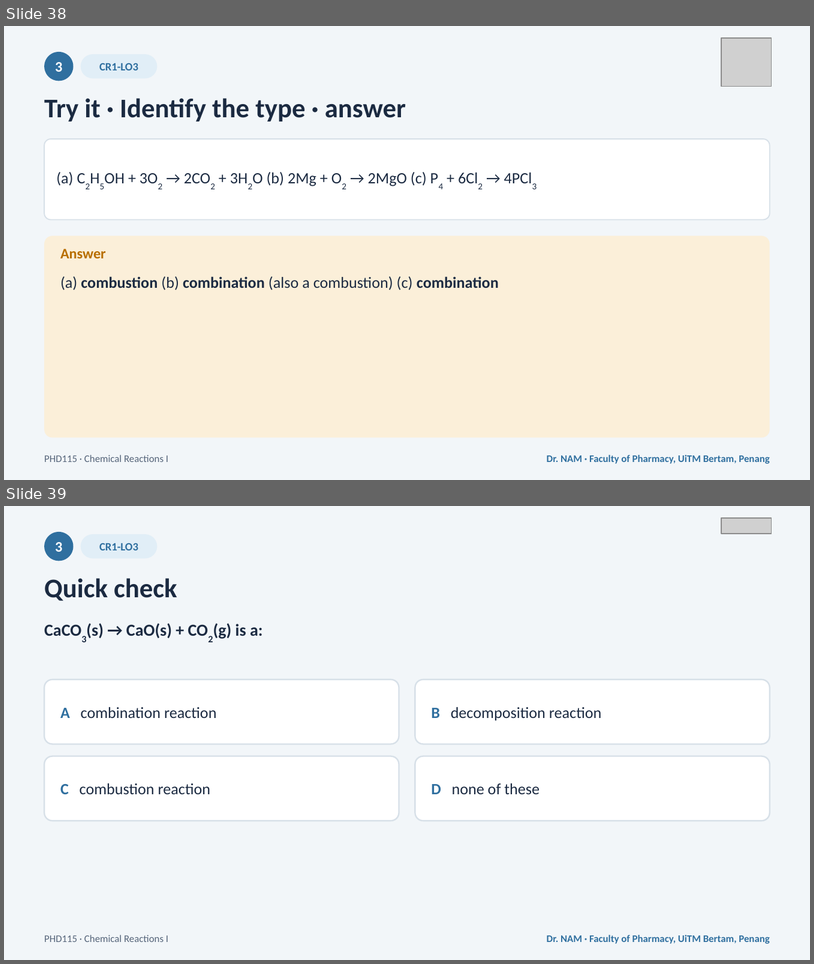
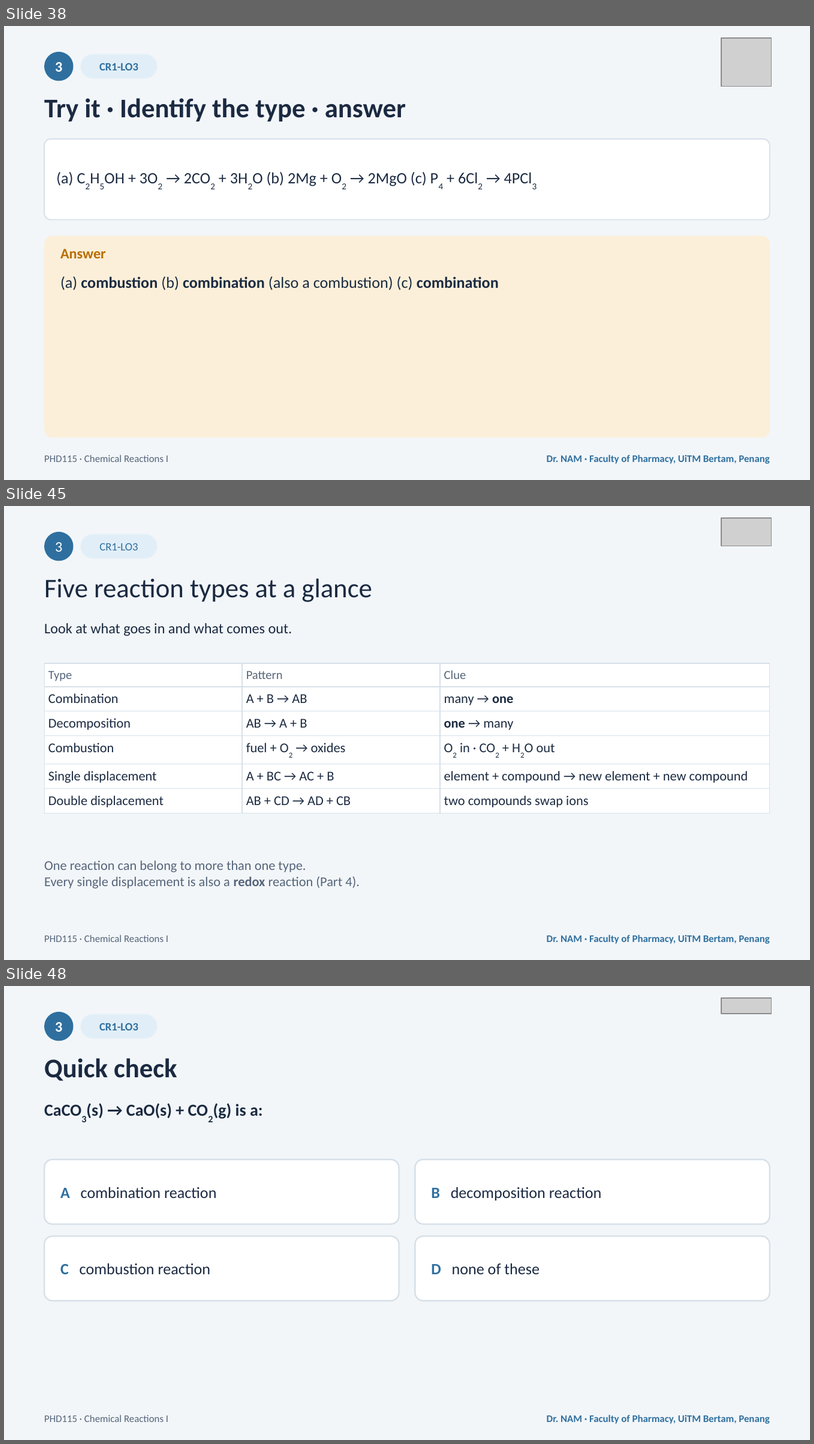
Before and after one commit to DrEnoun/phd115-nam, a slide deck: downloads/PHD115_ChemicalReactions1_Slides.pptx. Shown one above the other, each under a label of ours: slides 38 and 39 before the commit, slides 38, 45 and 48 after it; the slides between them are not shown. The pictures are 814x964 and 814x1444 pixels, drawn with LibreOffice and Linux fonts; fonts in the diff are those of the drawing; grey boxes stand for pictures. Boxes give left, top, right and bottom in pixels: in the first picture for what was removed or moved away, otherwise in the second. Text is boxed around its words. In the diff, an @@ line names an element or a change of style, - is before the commit and + after.

```diff
--- a/downloads/PHD115_ChemicalReactions1_Slides.pptx
+++ b/downloads/PHD115_ChemicalReactions1_Slides.pptx
@@ slide 45 added at box(4, 506, 810, 960), background #F2F6F9 @@
@@ picture added at box(722, 518, 771, 546) @@
@@ ellipse added at box(44, 532, 74, 561), fill #2F6F9F @@
@@ rounded rectangle added at box(81, 534, 157, 558), fill #E1EEF7 @@
@@ text added at box(55, 542, 62, 552), 13 pt, text #FFFFFF @@
+3
@@ text added at box(99, 543, 138, 550), 10 pt, text #2F6F9F @@
+CR1-LO3
@@ text added at box(44, 579, 372, 602), 24 pt, text #1B2A41 @@
+Five reaction types at a glance
@@ text added at box(44, 623, 293, 636), 13 pt, text #1B2A41 @@
+Look at what goes in and what comes out.
@@ table added at box(44, 663, 769, 810), 6 rows, 3 columns @@
+Type | Pattern | Clue
+Combination | A + B → AB | many → one
+Decomposition | AB → A + B | one → many
+Combustion | fuel + O2 → oxides | O2 in · CO2 + H2O out
+Single displacement | A + BC → AC + B | element + compound → new element + new compound
+Double displacement | AB + CD → AD + CB | two compounds swap ions
@@ text added at box(44, 860, 360, 888), 12 pt, text #56657A @@
+One reaction can belong to more than one type.
+Every single displacement is also a redox reaction (Part 4).
@@ text added at box(44, 934, 168, 942), 9 pt, text #56657A @@
+PHD115 · Chemical Reactions I
@@ text added at box(547, 934, 770, 943), 9 pt, text #2F6F9F, bold @@
+Dr. NAM · Faculty of Pharmacy, UiTM Bertam, Penang
@@ what was slide 39 is now slide 48 @@
```
Also in this commit, not shown: 7 slides changed, 10 other slides added, 9 other files.
